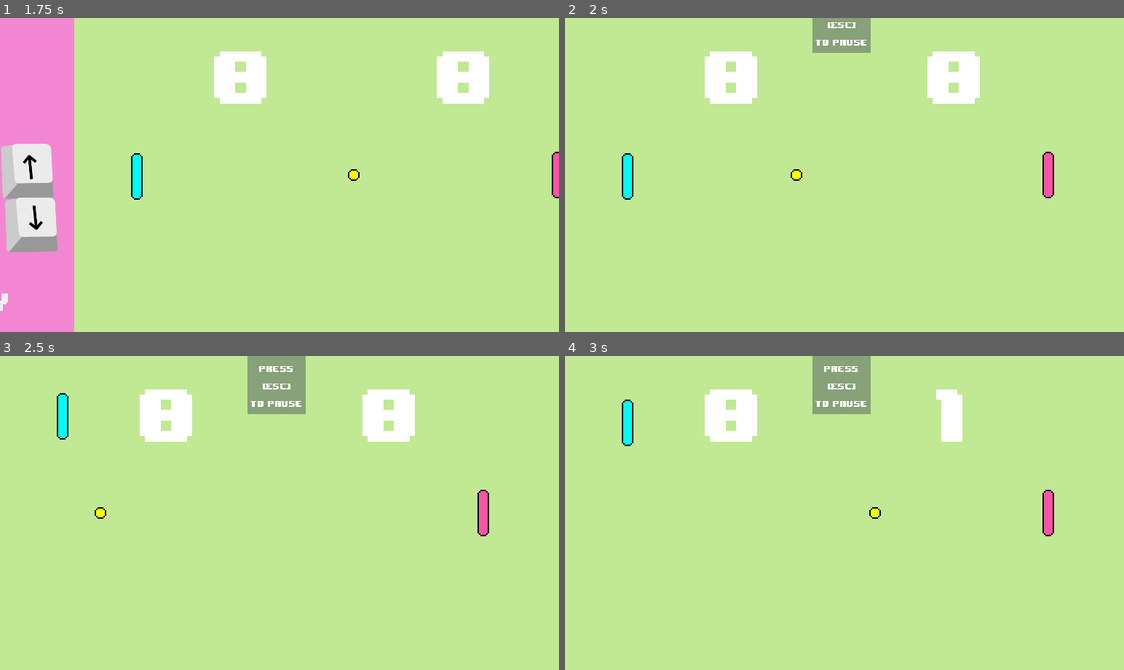
Above: before the commit, frames 1-4 (two rows, left to right).
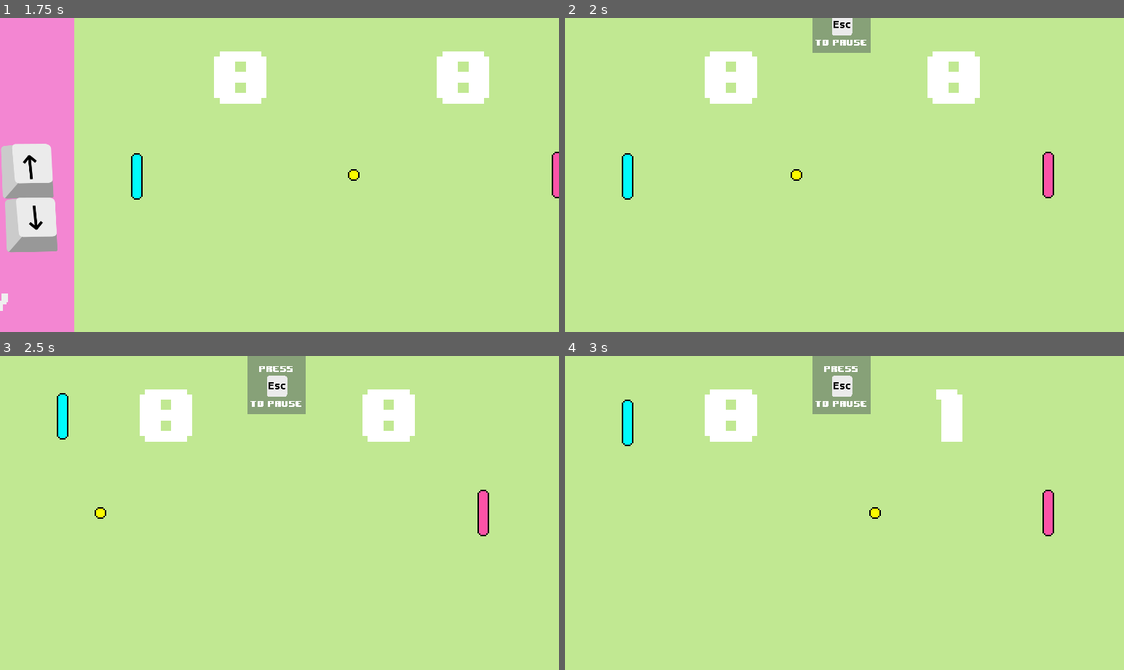
Above: after the commit, the same moments.

Repository: paolobb4/YAPC
Game: Godot game, scene res://scn/Menu.tscn
The game is run twice, just before and just after one commit, with the same random seed, the same clock (stepped at 60 frames per second) and the same inputs.
Inputs:
- Up to frame 1 (1.75 s): click "play" at 0.5 s; click "play" at 1.25 s
- Up to frame 2 (2 s): no input
- Up to frame 3 (2.5 s): tap Enter at 2 s; hold W (p1_up) from 2.03 s (still down); hold Down (p2_down) from 2.03 s (still down)
- Up to frame 4 (3 s): tap Enter at 2.75 s; release W (p1_up) at 2.78 s; release Down (p2_down) at 2.78 s; hold S (p1_down) from 2.78 s (still down); tap Up (p2_up) at 2.85 s

Frame 1 is identical in both runs. In frame 2, 0.2% of the frame differs, in the area x 47-52%, y 0-6%; in frame 3, 0.2%, in the area x 47-52%, y 6-13%; in frame 4, 0.2%.

Commit message:
Add pause info graphic instruction

Diff:
--- a/scn/Menu.tscn
+++ b/scn/Menu.tscn
@@ -8,6 +8,7 @@
 [ext_resource path="res://assets/ui_grabber.png" type="Texture" id=6]
 [ext_resource path="res://assets/keys_400px.png" type="Texture" id=7]
 [ext_resource path="res://scn/Game.tscn" type="PackedScene" id=8]
+[ext_resource path="res://assets/key_esc.png" type="Texture" id=9]
 
 [sub_resource type="Animation" id=1]
 
@@ -1169,7 +1170,6 @@
 
 [node name="Pause Info Panel" type="Panel" parent="." index="6"]
 
-editor/display_folded = true
 anchor_left = 0.0
 anchor_top = 0.0
 anchor_right = 0.0
@@ -1206,7 +1206,7 @@
 custom_fonts/font = SubResource( 10 )
 text = "press
 
-[ESC]
+
 
 to pause"
 align = 1
@@ -1215,9 +1215,17 @@
 max_lines_visible = -1
 _sections_unfolded = [ "Rect", "custom_fonts" ]
 
+[node name="Sprite" type="Sprite" parent="Pause Info Panel" index="1"]
+
+position = Vector2( 20.3342, 20.7861 )
+scale = Vector2( 0.07, 0.07 )
+texture = ExtResource( 9 )
+_sections_unfolded = [ "Transform" ]
+
 [node name="Pause Panel" type="Panel" parent="." index="7"]
 
 pause_mode = 2
+editor/display_folded = true
 visible = false
 anchor_left = 0.0
 anchor_top = 0.0
Binary file added: assets/key_esc.png
Not shown: 1 places in scn/Menu.tscn that only renumber resources
